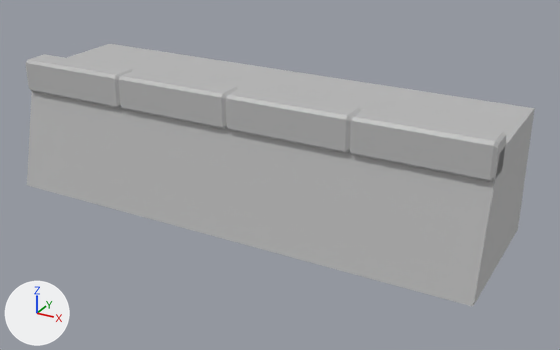
Before and after pictures for a commit that changed the FBX model Unity/Assets/Meshes/Modular/SM_Rebord_A.fbx.
Camera for both pictures: a camera (50 mm lens) standing at (1.744, -0.913, 0.71) and looking at (1.052, 0.345, 0.081). The axes (+X, +Y, +Z) are drawn at lower left. The lights are the same throughout. Where no turn or scale is listed for an object, it has been applied to the vertices. Vertices at the same position are counted once.

Script lines for the objects in view, before the commit:
```python
me_mesh = bpy.data.meshes.new('Mesh')
me_mesh.from_pydata([(-0.5, 0.0, 0.0), (0.5, 0.0, 0.0), (-0.5, 0.0, 0.25), (0.5, 0.0, 0.25), (-0.5, -0.25, 0.25), (0.5, -0.25, 0.25), (0.5, -0.311, 0.0), (-0.5, -0.311, 0.0)], [], [(0, 2, 3, 1), (2, 4, 5, 3), (1, 3, 5, 6), (7, 0, 1, 6), (4, 2, 0, 7), (5, 4, 7, 6)])
me_mesh.materials.append(mat_lambert1)  # grey #bcbcbc
me_mesh_001 = bpy.data.meshes.new('Mesh.001')
me_mesh_001.from_pydata(...)  # 104 vertices, 101 faces; spans x -0.5..0.5, y -0.03..0.03, z -0.035..0.035
me_mesh_001.materials.append(mat_lambert1)  # grey #bcbcbc
ob_pcube14 = bpy.data.objects.new('pCube14', me_mesh_001)
ob_pcube14.location = (1.0, 0.258, 0.24)
ob_pcube5 = bpy.data.objects.new('pCube5', me_mesh)
ob_pcube5.location = (1.0, 0.5, 0.0)
```
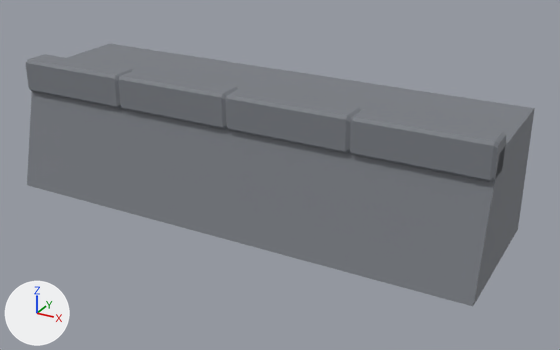
Where the change shows, as pixel boxes (x1, y1, x2, y2) in the pictures (560 x 350 px):
```json
{"part": 1, "of": "me_mesh", "change": "added", "after": [27, 44, 535, 306]}
{"part": 2, "of": "me_mesh_001", "change": "added", "after": [26, 54, 506, 182]}
{"part": 3, "of": "me_mesh_001", "change": "recoloured", "before": [114, 70, 499, 182], "after": [114, 70, 499, 182]}
```

Edits to the scene script, one JSON object a line:
```json
{"op": "add", "block": "mat_beton", "code": ["mat_beton = principled_material('Beton')", "mat_beton.base_color = (0.196, 0.209, 0.233)  # grey #7a7e85", "mat_beton.roughness = 0.749"]}
{"block": "me_mesh_001", "where": "# used by ob_pcube14; location = (1.0, 0.258, 0.24)"}
{"op": "remove", "block": "me_mesh_001", "code": "me_mesh_001.from_pydata(...)  # 104 vertices, 101 faces; spans x -0.5..0.5, y -0.03..0.03, z -0.035..0.035"}
{"op": "add", "block": "me_mesh_001", "code": "me_mesh_001.from_pydata(...)  # 468 vertices, 456 faces; spans x -0.5..0.5, y -0.03..0.03, z -0.035..0.035"}
{"block": "me_mesh_001", "change": "me_mesh_001 part 2: 364 vertices added at x -0.5..0.5, y -0.03..0.03, z -0.035..0.035"}
{"block": "me_mesh_001", "change": "me_mesh_001 part 3: 40 faces spanning x -0.5..0.5, y -0.03..0.03, z -0.035..0.035 switch from mat_lambert1 (grey #bcbcbc) to mat_beton (grey #7b7e85)"}
{"block": "me_mesh", "where": "# used by ob_pcube5; location = (1.0, 0.5, 0.0)"}
{"op": "remove", "block": "me_mesh", "code": "me_mesh.from_pydata(...)  # 8 vertices, 6 faces; spans x -0.5..0.5, y -0.311..0.0, z 0.0..0.25"}
{"op": "remove", "block": "me_mesh", "code": "me_mesh.materials.append(mat_lambert1)  # grey #bcbcbc"}
{"op": "add", "block": "me_mesh", "code": "me_mesh.from_pydata(...)  # 1010 vertices, 1008 faces; spans x -0.5..0.5, y -0.311..0.0, z 0.0..0.25"}
{"block": "me_mesh", "change": "me_mesh part 1: 1002 vertices added at x -0.5..0.5, y -0.311..0.0, z 0.0..0.25"}
{"op": "add", "block": "me_mesh", "code": "me_mesh.materials.append(mat_beton)  # grey #7a7e85"}
```
